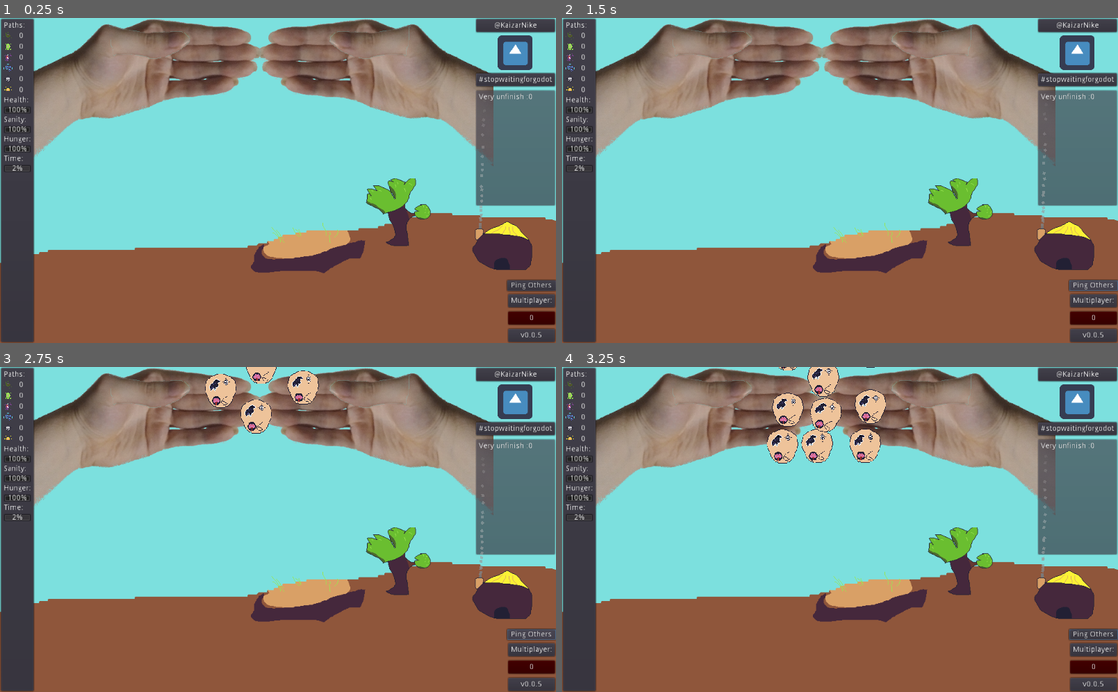
Above: before the commit, frames 1-4 (two rows, left to right).
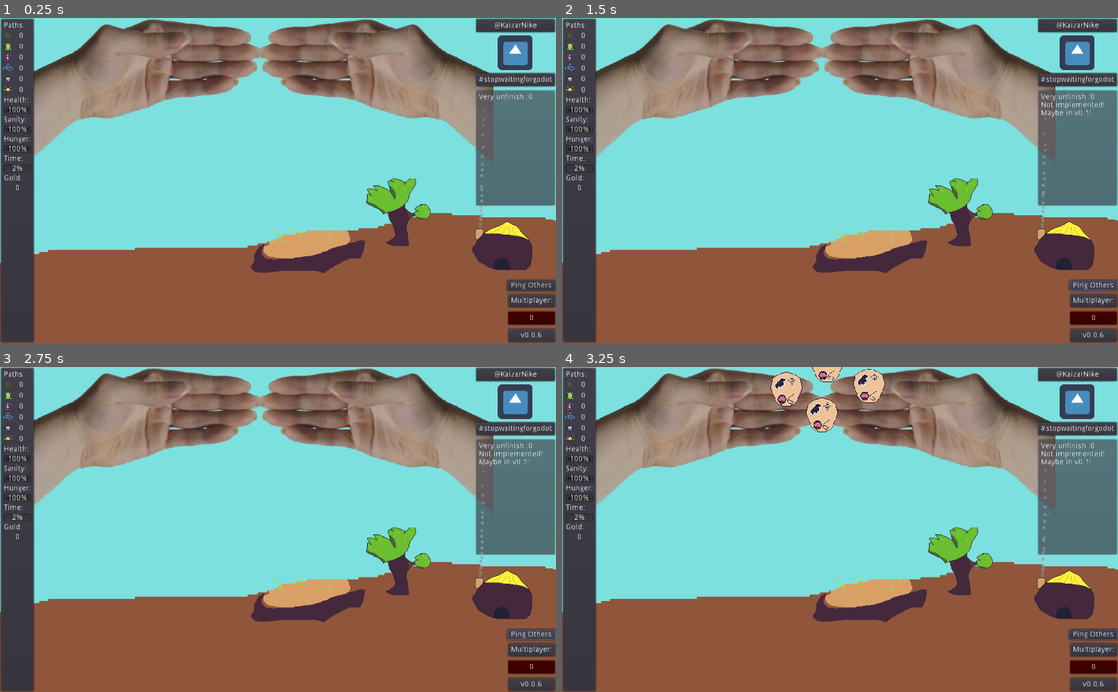
Above: after the commit, the same moments.

Repository: KaizNike/Sorcerers-Sell
Game: Godot game, scene res://src/Main.tscn
The game is run twice, just before and just after one commit, with the same random seed, the same clock (stepped at 60 frames per second) and the same inputs. The engine's default icon, where the game draws it, is replaced by a stand-in: a white triangle on a blue panel in a dark square.
Inputs (mouse positions are in pixels of both pictures, inside the frame that each line leads up to):
- Up to frame 1 (0.25 s): no input
- Up to frame 2 (1.5 s): click "Ping Others" at 0.5 s; click "Ping Others" at 1.25 s
- Up to frame 3 (2.75 s): click "Ping Others" at 2 s
- Up to frame 4 (3.25 s): drag from (817, 419) to (1062, 591) at 2.77 s

The runs differ from the first frame. In frame 1, less than 0.1% of the frame differs, in the area x 0-98%, y 48-99%; in frame 2, 0.2%; in frame 3, 1.8%; in frame 4, 3.6%, in the area x 0-98%, y 0-99%.

Commit message:
v0.0.6 First Itch Release
Basic Mana Regen
Death Hand Card

Diff:
--- a/client/Sorcerer's Sell/src/Card.gd
+++ b/client/Sorcerer's Sell/src/Card.gd
@@ -14,6 +14,7 @@
 # Called when the node enters the scene tree for the first time.
 func _ready():
 	set_process_input(true)
+	_match_type(card_type)
 #	print(layer)
 	pass # Replace with function body.
 
@@ -21,6 +22,14 @@
 # Called every frame. 'delta' is the elapsed time since the previous frame.
 #func _process(delta):
 #	pass
+
+func _match_type(type):
+	match type:
+		"raven":
+			$Raven.visible = true
+		"deathhand":
+			$DeathHand.visible = true
+
 
 func _physics_process(delta):
 	pass
--- a/client/Sorcerer's Sell/src/Card.tscn
+++ b/client/Sorcerer's Sell/src/Card.tscn
@@ -1,7 +1,8 @@
-[gd_scene load_steps=4 format=2]
+[gd_scene load_steps=5 format=2]
 
 [ext_resource path="res://assets/Card2Raven.png" type="Texture" id=1]
 [ext_resource path="res://src/Card.gd" type="Script" id=2]
+[ext_resource path="res://assets/Card2DeathHand.png" type="Texture" id=3]
 
 [sub_resource type="CircleShape2D" id=1]
 radius = 29.9009
@@ -16,8 +17,13 @@
 script = ExtResource( 2 )
 speed = 3
 
-[node name="Sprite" type="Sprite" parent="."]
+[node name="Raven" type="Sprite" parent="."]
+visible = false
 texture = ExtResource( 1 )
 
 [node name="CollisionShape2D" type="CollisionShape2D" parent="."]
 shape = SubResource( 1 )
+
+[node name="DeathHand" type="Sprite" parent="."]
+visible = false
+texture = ExtResource( 3 )
--- a/client/Sorcerer's Sell/src/CardArea.tscn
+++ b/client/Sorcerer's Sell/src/CardArea.tscn
@@ -30,32 +30,33 @@
 shape = SubResource( 1 )
 
 [node name="Cards" type="Node2D" parent="."]
+position = Vector2( -5.65686, -588.313 )
 
 [node name="Card" parent="Cards" instance=ExtResource( 3 )]
-position = Vector2( -16.6703, -315.123 )
+position = Vector2( -3.97108, 143.636 )
 
 [node name="Card2" parent="Cards" instance=ExtResource( 3 )]
-position = Vector2( -82.0767, -362.692 )
+position = Vector2( -69.3775, 96.0668 )
 
 [node name="Card3" parent="Cards" instance=ExtResource( 3 )]
-position = Vector2( 70.1418, -368.638 )
+position = Vector2( 82.841, 90.1208 )
 
 [node name="Card4" parent="Cards" instance=ExtResource( 3 )]
-position = Vector2( -7.15668, -406.692 )
+position = Vector2( 5.54254, 52.0668 )
 
 [node name="Card5" parent="Cards" instance=ExtResource( 3 )]
-position = Vector2( -72.563, -454.261 )
+position = Vector2( -59.8638, 4.49786 )
 
 [node name="Card6" parent="Cards" instance=ExtResource( 3 )]
-position = Vector2( 79.6555, -460.206 )
+position = Vector2( 92.3547, -1.44714 )
 
 [node name="Card7" parent="Cards" instance=ExtResource( 3 )]
-position = Vector2( -7.15668, -510.153 )
+position = Vector2( 5.54254, -51.3942 )
 
 [node name="Card8" parent="Cards" instance=ExtResource( 3 )]
-position = Vector2( -72.563, -557.722 )
+position = Vector2( -59.8638, -98.9631 )
 
 [node name="Card9" parent="Cards" instance=ExtResource( 3 )]
-position = Vector2( 79.6555, -563.667 )
+position = Vector2( 92.3547, -104.908 )
 
 [connection signal="body_entered" from="CardCapture" to="CardCapture" method="_on_CardCapture_body_entered"]
--- a/client/Sorcerer's Sell/src/Main.gd
+++ b/client/Sorcerer's Sell/src/Main.gd
@@ -1,18 +1,25 @@
 extends Node
 
-var version = [0,0,5] # The Big Fix
+var version = [0,0,6] # Gameplay
 
 
 onready var statsVBox = $UI/PanelContainer/StatVBox
+onready var cardSpawn = $CardArea/Cards
+export(PackedScene) var card
 var paths = {"decay": 0, "life": 0, "reaction": 0, "meta": 0, "death": 0, "solar": 0}
 var empowered_paths = {"decay": 0, "life": 0, "reaction": 0, "meta": 0, "death": 0, "solar": 0}
 var stats = {"health": 100, "sanity": 100, "hunger": 0}
-
+var gold = 0
+var visibleBeasts = []
+var unhandledBeasts = []
+var beast = {'type': "", 'owner': 0}
 
 var progressStarted = false
 var progress = 0 setget _progress_change
 var progressRate = 2
 var progressState = 0
+
+var multChecked = false
 # Called when the node enters the scene tree for the first time.
 func _ready():
 	self.progress = 2
@@ -48,11 +55,31 @@
 	match progressState:
 		0:
 			print("You get a card!")
+			_spawn_card("deathhand")
+
+	for stat in empowered_paths:
+		var firstStat = empowered_paths.get(stat)
+		var secondStat = paths.get(stat)
+		if firstStat > secondStat:
+			match stat:
+				"death":
+					paths.death += 1
+			_update_paths()
 	pass
 
 func _update_paths():
 	statsVBox.paths = paths
 	statsVBox.update_paths()
+
+
+func _update_stats():
+	statsVBox.stats = stats
+	statsVBox.update_stats()
+
+func _spawn_card(type):
+	var Card = card.instance()
+	Card.card_type = type
+	cardSpawn.add_child(Card)
 
 
 func _card_check(type) -> bool:
@@ -64,6 +91,13 @@
 			else:
 				Signals.emit_signal("log_this", "Lacking death.")
 				return false
+		"deathhand":
+			stats.sanity -= 5
+			_update_stats()
+			empowered_paths.death += 1
+			statsVBox.empowered_paths = empowered_paths
+			_update_paths()
+			return true
 	return false
 
 func _mana_check(type, amt) -> bool:
@@ -73,6 +107,9 @@
 		return false
 
 
+func _add_path(type,amt):
+
+	pass
 
 func _spend_mana(type, amt):
 	match type:
@@ -111,3 +148,10 @@
 		else:
 			progressStarted = true
 	pass # Replace with function body.
+
+
+func _on_PingButton_pressed():
+	if not multChecked:
+		Signals.emit_signal("log_this", "Not implemented! Maybe in v0.1!")
+		multChecked = true
+	pass # Replace with function body.
--- a/client/Sorcerer's Sell/src/Main.tscn
+++ b/client/Sorcerer's Sell/src/Main.tscn
@@ -9,6 +9,7 @@
 [ext_resource path="res://assets/NKM-G-25-31-559286601-0-226767-24-48-2-2898-50-0-5-162-34-538-90-181-5-181-0-0-0.wav" type="AudioStream" id=7]
 [ext_resource path="res://src/UI.tscn" type="PackedScene" id=8]
 [ext_resource path="res://assets/LandMainTreeLiving.png" type="Texture" id=9]
+[ext_resource path="res://src/Card.tscn" type="PackedScene" id=10]
 
 [sub_resource type="Gradient" id=1]
 colors = PoolColorArray( 0.372549, 0.372549, 0.372549, 1, 1, 1, 1, 0.0156863 )
@@ -18,6 +19,7 @@
 
 [node name="Main" type="Node"]
 script = ExtResource( 3 )
+card = ExtResource( 10 )
 
 [node name="Sprite" type="Sprite" parent="."]
 visible = false
@@ -26,9 +28,6 @@
 
 [node name="CardArea" parent="." instance=ExtResource( 2 )]
 position = Vector2( 488.412, 68.8651 )
-
-[node name="CardCapture" parent="CardArea" index="3"]
-script = null
 
 [node name="CanvasLayer" type="CanvasLayer" parent="."]
 layer = -25
@@ -91,6 +90,7 @@
 
 [connection signal="body_entered" from="CardArea/CardCapture" to="." method="_on_CardCapture_body_entered"]
 [connection signal="input_event" from="Terrain/MudHut/Area2D" to="." method="_on_Area2D_input_event"]
+[connection signal="pressed" from="UI/BotRight/BRVBox/PingButton" to="." method="_on_PingButton_pressed"]
 
 [editable path="CardArea"]
 [editable path="UI"]
--- a/client/Sorcerer's Sell/src/StatVBox.gd
+++ b/client/Sorcerer's Sell/src/StatVBox.gd
@@ -5,8 +5,8 @@
 # var a = 2
 # var b = "text"
 var paths = {"decay": 0, "life": 0, "reaction": 0, "meta": 0, "death": 0, "solar": 0}
-var empowered_paths = {"decay": 0, "life": 0, "reaction": 0, "meta": 0, "death": 5, "solar": 0}
-var stats = {"health": 65, "sanity": 66, "hunger": 0}
+var empowered_paths = {"decay": 0, "life": 0, "reaction": 0, "meta": 0, "death": 0, "solar": 0}
+var stats = {"health": 100, "sanity": 100, "hunger": 0}
 # Called when the node enters the scene tree for the first time.
 func _ready():
 	Signals.connect("spend_mana", self, "_spend_mana")
@@ -24,4 +24,13 @@
 	$MPVSplit2/ReactionStat.text = str(paths.reaction)
 	$MPVSplit3/MetaStat.text = str(paths.meta)
 	$MPVSplit4/DeathStat.text = str(paths.death)
+	if empowered_paths.death > paths.death:
+		$MPVSplit4/DeathStat.modulate = ColorN("blue")
+	else:
+		$MPVSplit4/DeathStat.modulate = ColorN("white")
 	$MPVSplit5/SolarStat.text = str(paths.solar)
+
+func update_stats():
+	$HealthBar.value = stats.health
+	$SanityBar.value = stats.sanity
+	$HungerBar.value = stats.hunger
--- a/client/Sorcerer's Sell/src/UI.tscn
+++ b/client/Sorcerer's Sell/src/UI.tscn
@@ -267,6 +267,19 @@
 margin_top = 264.0
 margin_right = 50.0
 margin_bottom = 278.0
+
+[node name="Label6" type="Label" parent="PanelContainer/StatVBox"]
+margin_top = 282.0
+margin_right = 50.0
+margin_bottom = 296.0
+text = "Gold:"
+
+[node name="GoldStat" type="Label" parent="PanelContainer/StatVBox"]
+margin_top = 300.0
+margin_right = 50.0
+margin_bottom = 314.0
+text = "0"
+align = 1
 
 [node name="BotRight" type="Control" parent="."]
 anchor_left = 1.0
@@ -290,7 +303,7 @@
 "_edit_use_anchors_": false
 }
 
-[node name="Button" type="Button" parent="BotRight/BRVBox"]
+[node name="PingButton" type="Button" parent="BotRight/BRVBox"]
 margin_right = 90.0
 margin_bottom = 20.0
 text = "Ping Others"
Binary file added: client/Sorcerer's Sell/assets/Card2DeathHand.png
Not shown, added: client/Sorcerer's Sell/assets/Card2DeathHand.png.import
Not shown: 1 places in client/Sorcerer's Sell/src/Main.tscn that only renumber resources
Not shown, changed: project/Card2.aseprite
Not shown, added: project/Card2DeathHand.png
Not shown, added: project/CoverImageSS.png
Not shown, added: project/CoverImageSS.xcf
